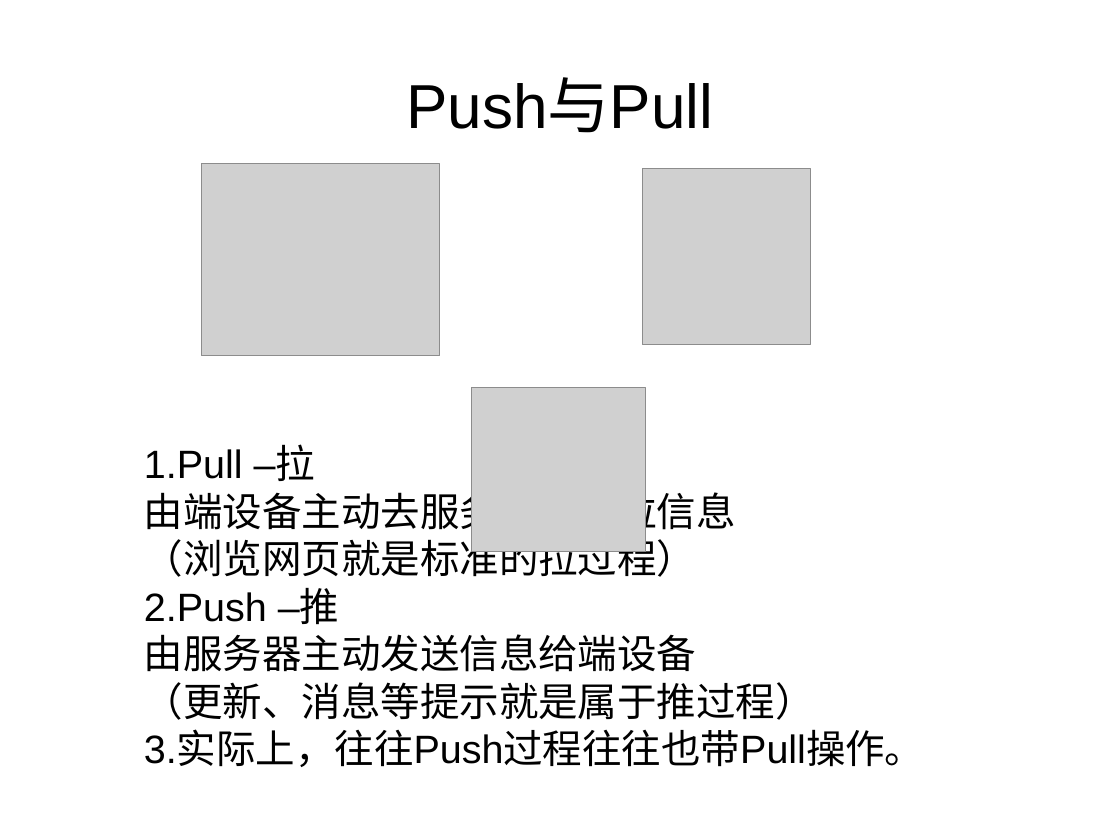
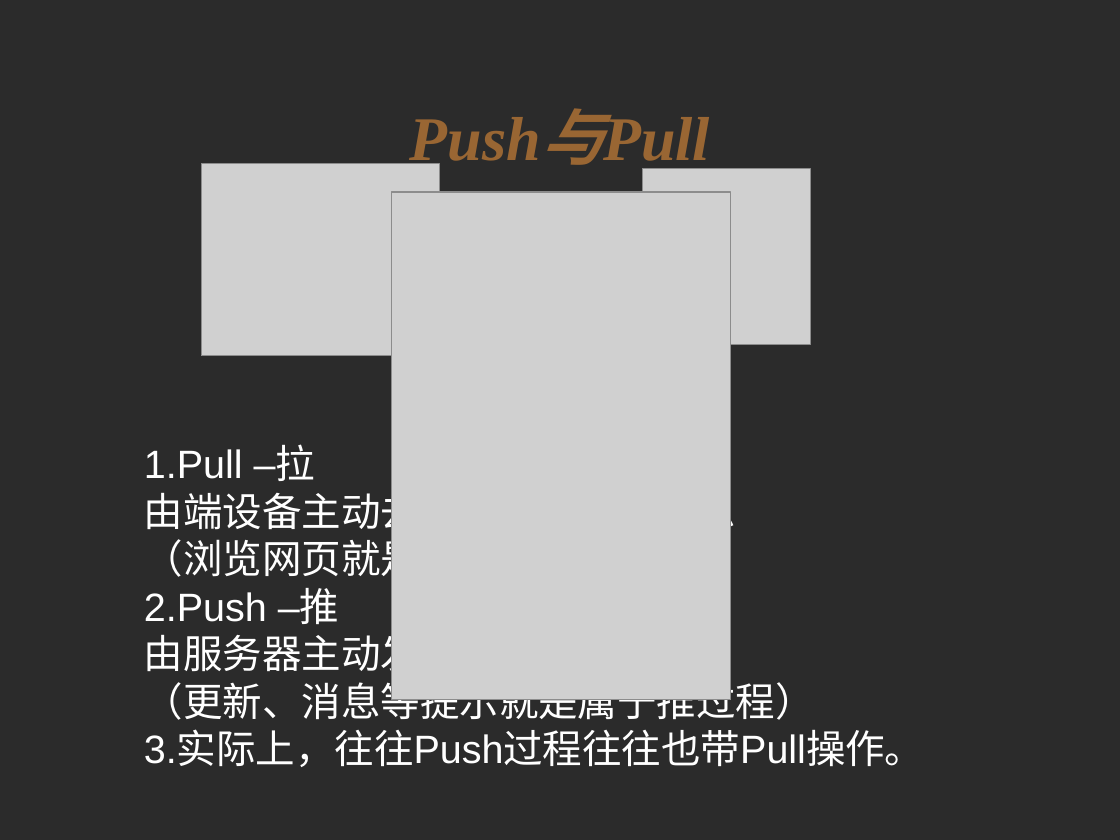
Before and after one commit to sevenler/document, a slide deck: slide 4 of push_operation_for_android.odp. Drawn at 1120x840 pixels with LibreOffice and Linux fonts; fonts in the diff are those of the drawing; grey boxes stand for pictures; background and template pictures are left out; a plain dark background stands for a picture behind light text. Boxes give left, top, right and bottom in pixels: in the first picture for what was removed or moved away, otherwise in the second. Text is boxed around its words. In the diff, an @@ line names an element or a change of style, - is before the commit and + after.

```diff
--- a/push_operation_for_android.odp
+++ b/push_operation_for_android.odp
@@ background #FFFFFF to picture (left out) @@
@@ title "Push与Pull": place and size @@
-title "Push与Pull" at (406,78,713,133)
+title "Push与Pull" at (80,65,1041,205)
@@ title "Push与Pull" at (80,65,1041,205): font Arial to Times New Roman, text colour #000000 to #996633, bold on, italic on @@
@@ picture: place and size @@
-picture at (473,388,646,552)
+picture at (392,192,731,700)
@@ subtitle "1.Pull –拉" at (144,447,924,767): text colour #000000 to #FFFFFF @@
```
Also in this commit, not shown: 9 other slides changed, 3 slides added.
